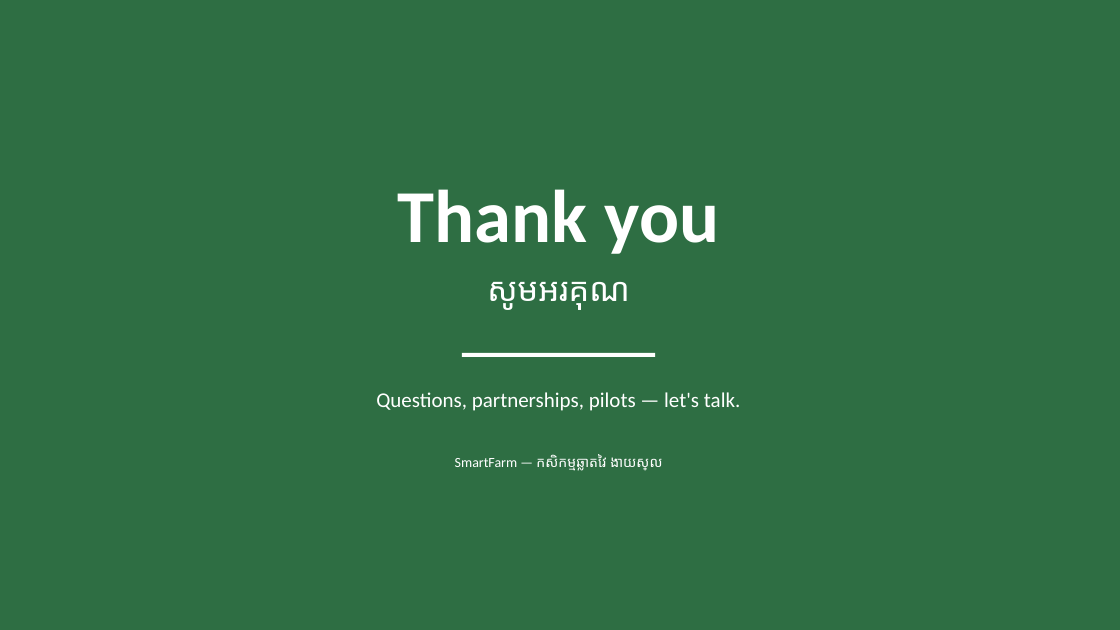
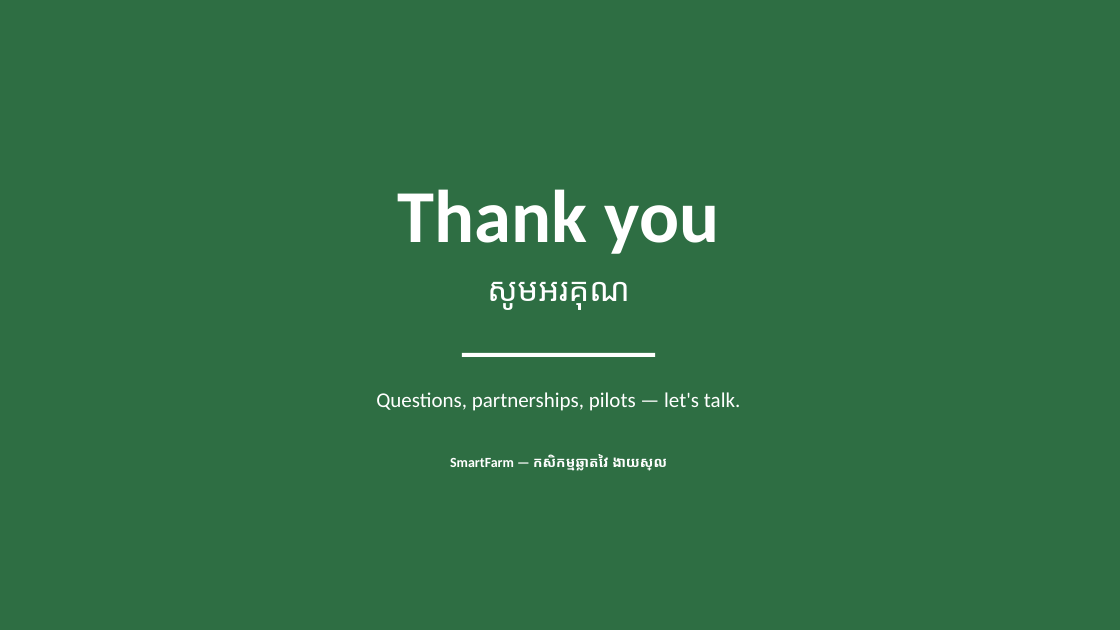
Before and after one commit to NemSothea/smartfarmdemo, a slide deck: slide 13 of SmartFarm-Pitch.pptx. Drawn at 1120x630 pixels with LibreOffice and Linux fonts; fonts in the diff are those of the drawing. Boxes give left, top, right and bottom in pixels: in the first picture for what was removed or moved away, otherwise in the second. Text is boxed around its words. In the diff, an @@ line names an element or a change of style, - is before the commit and + after.

```diff
--- a/SmartFarm-Pitch.pptx
+++ b/SmartFarm-Pitch.pptx
@@ text "SmartFarm — កសិកម្មឆ្លាតវៃ ងាយស្រួល" at [450,454,667,471]: bold on @@
```
Also in this commit, not shown: 12 other slides changed, 1 other file.
